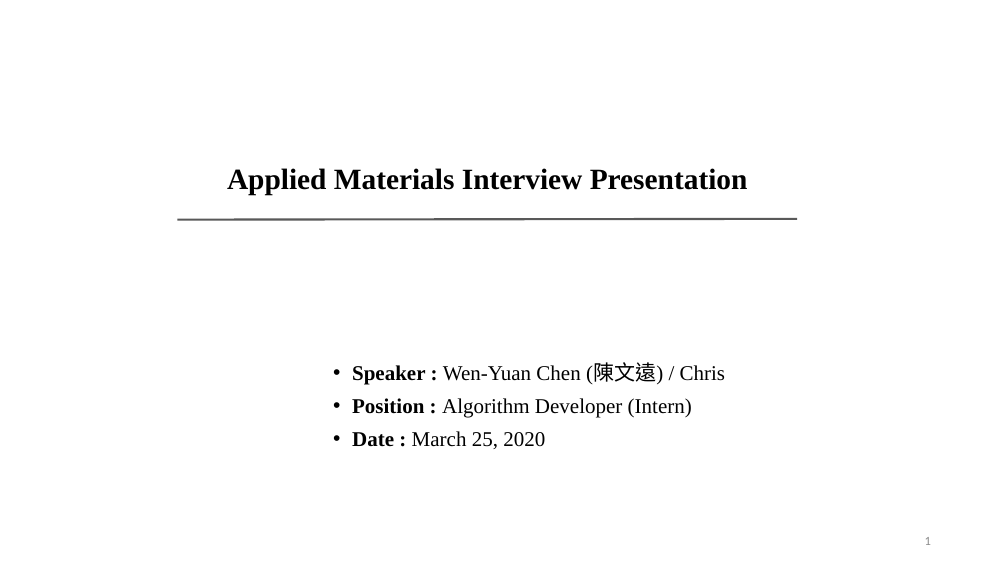
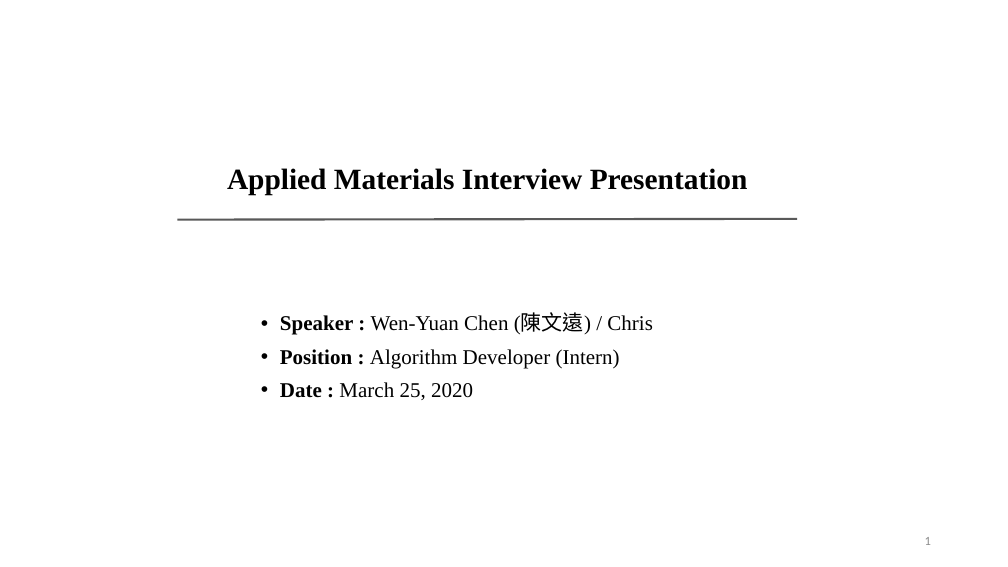
Before and after one commit to chris-nthu/nodejs-pwa, a slide deck: slide 1 of File/AMAT 履歷/AMT Interview_陳文遠.pptx. Drawn at 1008x567 pixels with LibreOffice and Linux fonts; fonts in the diff are those of the drawing. Boxes give left, top, right and bottom in pixels: in the first picture for what was removed or moved away, otherwise in the second. Text is boxed around its words. In the diff, an @@ line names an element or a change of style, - is before the commit and + after.

```diff
--- a/File/AMAT 履歷/AMT Interview_陳文遠.pptx
+++ b/File/AMAT 履歷/AMT Interview_陳文遠.pptx
@@ text "Speaker : Wen-Yuan Chen (陳文遠) ...": place and size @@
-text "Speaker : Wen-Yuan Chen (陳文遠) ..." at <box>352,363,726,449</box>
+text "Speaker : Wen-Yuan Chen (陳文遠) ..." at <box>280,314,653,400</box>
```
Also in this commit, not shown: 6 other files.
